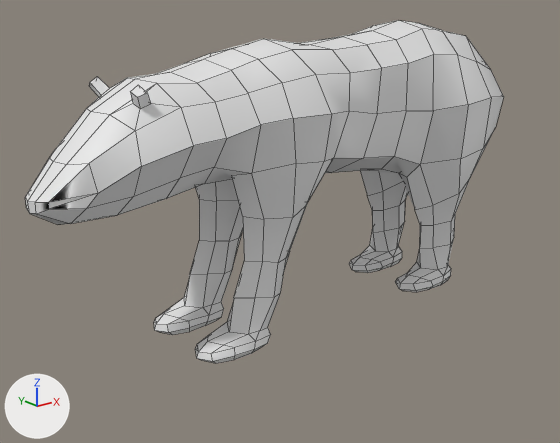
What one commit did to the Blender file Assets/Models/polar_bear.blend.
Camera for both pictures: a camera (50 mm lens) standing at (-1.92, -2.29, 1.53) and looking at (-0.08, 0.01, 0.61). The axes (+X, +Y, +Z) are drawn at lower left. The lights are the same throughout. Mesh edges are drawn as thin lines.

Script lines for the objects in view, before the commit:
```python
me_plane = bpy.data.meshes.new('Plane')
me_plane.from_pydata(...)  # 262 vertices, 248 faces, 1 loose edge; spans x -1.08..1.06, y -0.33..0.0, z -0.78..0.36
me_plane.polygons.foreach_set('use_smooth', [True] * 248)
ob_bear = bpy.data.objects.new('Bear', me_plane)
ob_bear.location = (0.0, 0.0, 1.0)
_m = ob_bear.modifiers.new('Mirror', 'MIRROR')
_m.use_axis = (False, True, False)
_m.use_clip = True
```
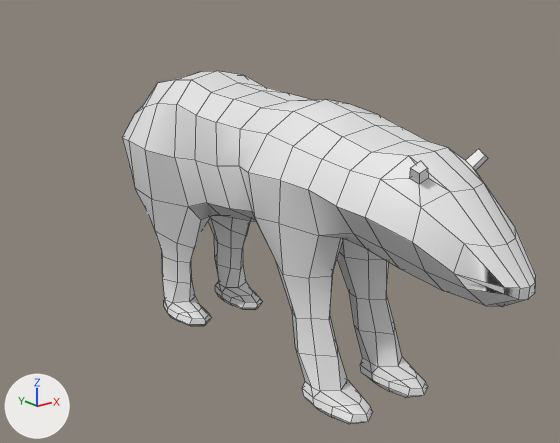
What differs and where, as boxes (x1, y1, x2, y2) in the pictures (560 x 443 px):
'Bear', mesh turned, moved, modifiers changed
    before: (25, 20, 504, 363)
    after: (122, 71, 536, 425)

The change, as a list of edits to the scene's bpy script:
```text
Change me_plane:
    where me_plane.from_pydata(...)  # 262 vertices, 248 faces, 1 loose edge; spans x -1.08..1.06, y -0.33..0.0, z -0.78..0.36
    used by ob_bear; location = (0.0, 0.0, 1.0)
    me_plane part 1: the whole mesh is turned 90 degrees about the z axis through its middle, then moved by (0.18, 0.15, 0.78)
Change ob_bear:
    ob_bear.location: (0.0, 0.0, 1.0) -> (0.0, 0.0, 0.0)
    where _m = ob_bear.modifiers.new('Mirror', 'MIRROR')
    remove _m.use_axis = (False, True, False)
```
